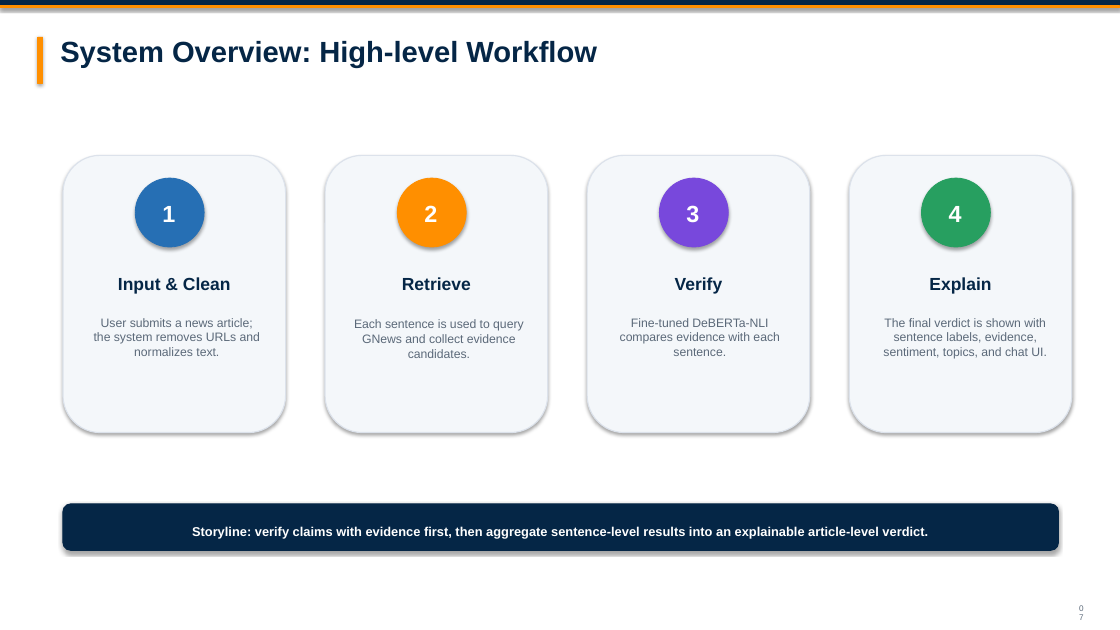
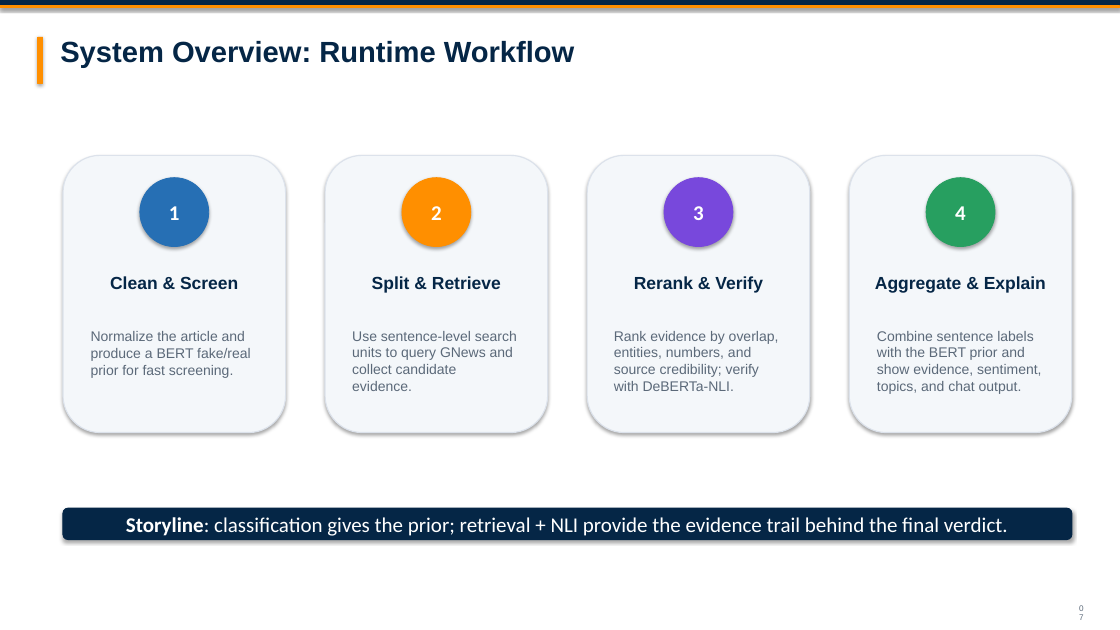
Before and after one commit to YuchenSun1112/Fake-News-Detection-and-Analysis-System-for-Online-News-and-Social-Media, a slide deck: slide 7 of submission/slides.pptx. Drawn at 1120x630 pixels with LibreOffice and Linux fonts; fonts in the diff are those of the drawing. Boxes give left, top, right and bottom in pixels: in the first picture for what was removed or moved away, otherwise in the second. Text is boxed around its words. In the diff, an @@ line names an element or a change of style, - is before the commit and + after.

```diff
--- a/submission/slides.pptx
+++ b/submission/slides.pptx
@@ text at box(60, 41, 575, 68): text changed @@
-System Overview: High-level Workflow
+System Overview: Runtime Workflow
@@ ellipse removed at box(135, 178, 204, 247) @@
@@ ellipse "1": place and size @@
-ellipse "1" at box(162, 206, 175, 222)
+ellipse "1" at box(140, 178, 209, 247)
@@ ellipse "1" at box(140, 178, 209, 247): size 20 to 18 pt, font Arial to Calibri; vertical alignment top to middle; fill none to #266FB4; outline none to #266FB4 0.75 pt; shadow on @@
@@ ellipse removed at box(397, 178, 466, 247) @@
@@ ellipse "2": place and size @@
-ellipse "2" at box(424, 205, 437, 222)
+ellipse "2" at box(402, 178, 471, 247)
@@ ellipse "2" at box(402, 178, 471, 247): size 20 to 18 pt, font Arial to Calibri; vertical alignment top to middle; fill none to #FF8F00; outline none to #FF8F00 0.75 pt; shadow on @@
@@ ellipse removed at box(660, 178, 728, 247) @@
@@ ellipse "3": place and size @@
-ellipse "3" at box(686, 205, 699, 223)
+ellipse "3" at box(665, 178, 734, 247)
@@ ellipse "3" at box(665, 178, 734, 247): size 20 to 18 pt, font Arial to Calibri; vertical alignment top to middle; fill none to #7848DC; outline none to #7848DC 0.75 pt; shadow on @@
@@ ellipse removed at box(922, 178, 991, 247) @@
@@ ellipse "4": place and size @@
-ellipse "4" at box(949, 206, 962, 222)
+ellipse "4" at box(927, 178, 996, 247)
@@ ellipse "4" at box(927, 178, 996, 247): size 20 to 18 pt, font Arial to Calibri; vertical alignment top to middle; fill none to #279F60; outline none to #279F60 0.75 pt; shadow on @@
@@ text at box(110, 276, 238, 289): text changed @@
-Input & Clean
+Clean & Screen
@@ text at box(372, 276, 501, 293): text changed @@
-Retrieve
+Split & Retrieve
@@ text at box(634, 276, 763, 293): text changed @@
-Verify
+Rerank & Verify
@@ text at box(875, 276, 1046, 293): text changed @@
-Explain
+Aggregate & Explain
@@ text at box(91, 331, 251, 378): text changed; size 10.5 to 12 pt @@
-User submits a news article; the system removes URLs and normalizes text.
+Normalize the article and produce a BERT fake/real prior for fast screening.
@@ text at box(352, 331, 517, 391): text changed; size 10.5 to 12 pt @@
-Each sentence is used to query GNews and collect evidence candidates.
+Use sentence-level search units to query GNews and collect candidate evidence.
@@ text at box(614, 331, 779, 391): text changed; size 10.5 to 12 pt @@
-Fine-tuned DeBERTa-NLI compares evidence with each sentence.
+Rank evidence by overlap, entities, numbers, and source credibility; verify with DeBERTa-NLI.
@@ text at box(877, 331, 1041, 394): text changed; size 10.5 to 12 pt @@
-The final verdict is shown with sentence labels, evidence, sentiment, topics, and chat UI.
+Combine sentence labels with the BERT prior and show evidence, sentiment, topics, and chat output.
@@ rounded rectangle removed at box(63, 504, 1059, 550) @@
@@ rounded rectangle added at box(63, 508, 1072, 539), fill #052646, outline #052646 1 pt, 18 pt, text #FFFFFF @@
+Storyline: classification gives the prior; retrieval + NLI provide the evidence trail behind the final verdict.
@@ text removed at box(192, 526, 928, 538) @@
-Storyline: verify claims with evidence first, then aggregate sentence-level results into an explainable article-level verdict.
```
Also in this commit, not shown: 13 other slides changed, 2 slides removed, 28 other files.
